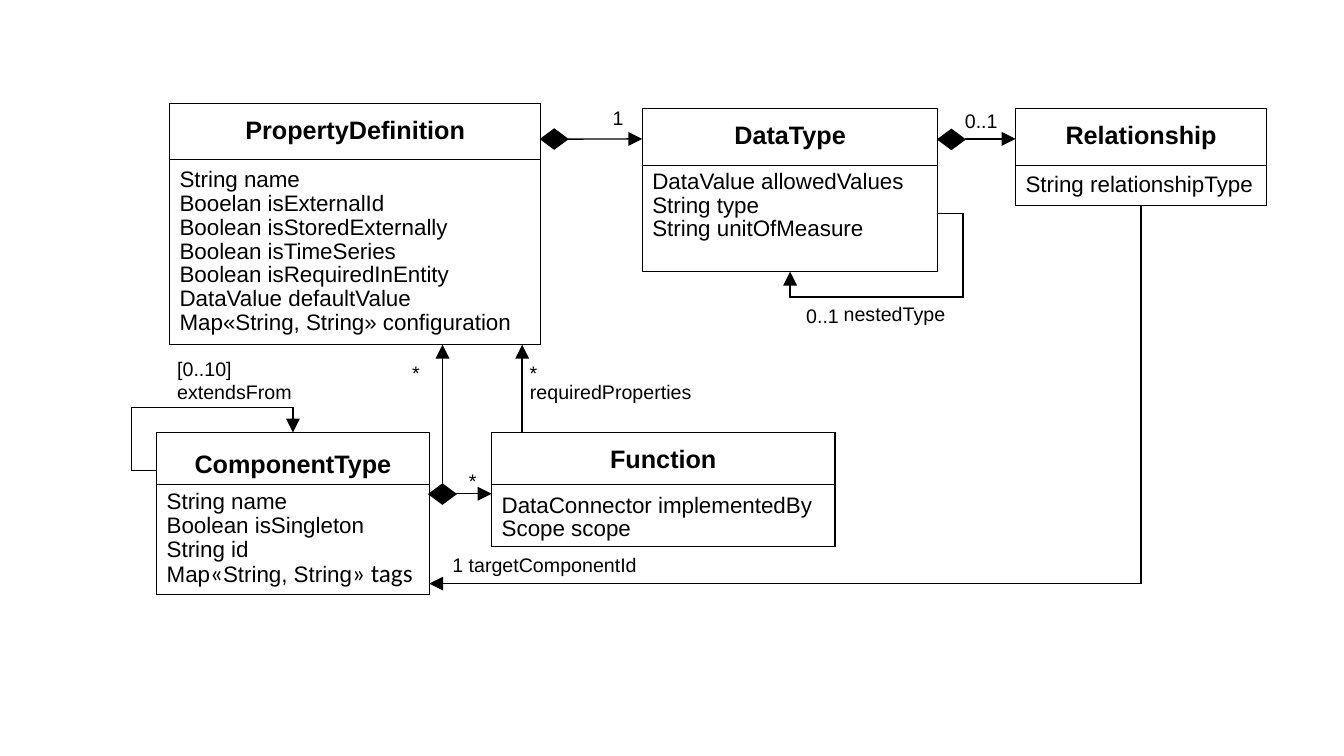
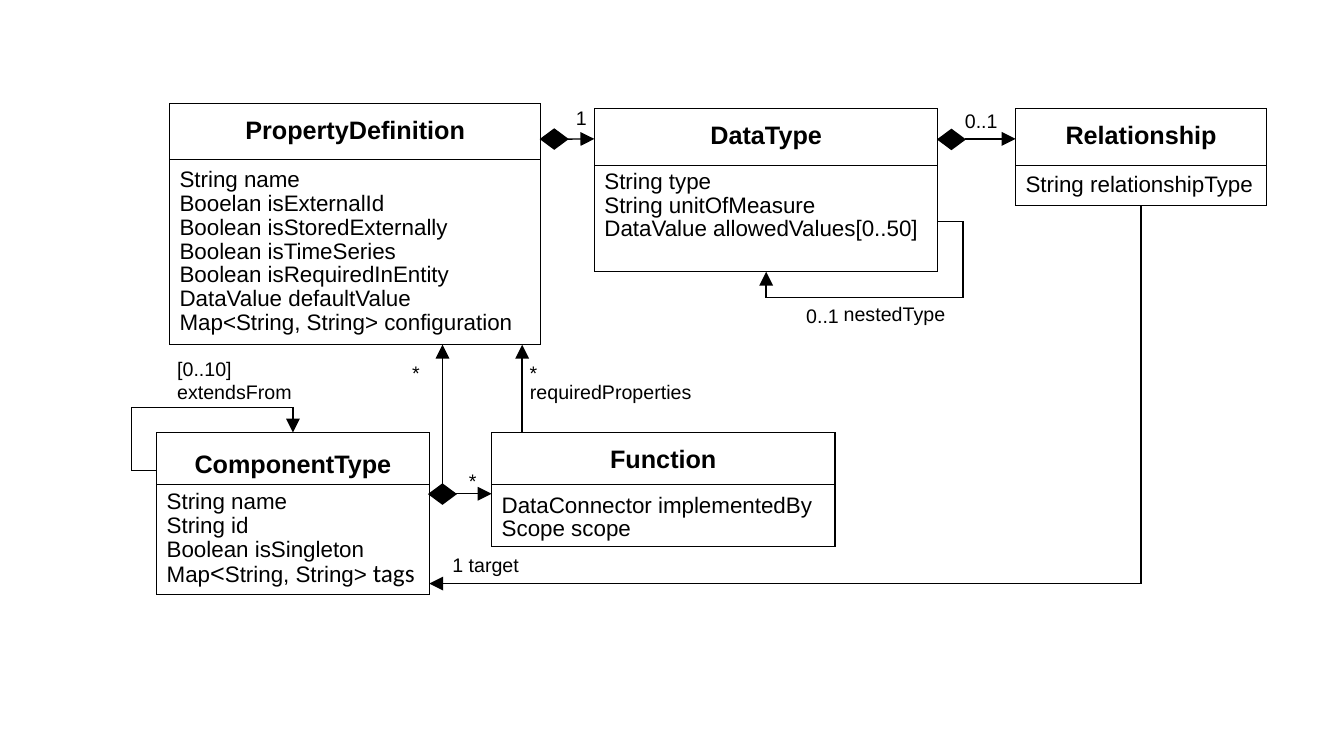
Before and after one commit to derlehner/dt_language_comparison, a slide deck: slide 10 of Figures.pptx. Drawn at 1344x756 pixels with LibreOffice and Linux fonts; fonts in the diff are those of the drawing. Boxes give left, top, right and bottom in pixels: in the first picture for what was removed or moved away, otherwise in the second. Text is boxed around its words. In the diff, an @@ line names an element or a change of style, - is before the commit and + after.

Commit message:
update

```diff
--- a/Figures.pptx
+++ b/Figures.pptx
@@ text "1": place and size @@
-text "1" at box(613, 111, 624, 125)
+text "1" at box(576, 111, 587, 125)
@@ rectangle: place and size @@
-rectangle at box(642, 109, 938, 272)
+rectangle at box(595, 109, 939, 272)
@@ arrow moved from (568, 139) - (642, 139) to (568, 139) - (595, 139) @@
@@ text "DataType": place and size @@
-text "DataType" at box(734, 126, 846, 149)
+text "DataType" at box(710, 126, 822, 149)
@@ line moved from (642, 165) - (939, 165) to (595, 165) - (939, 165) @@
@@ text "String type": place and size @@
-text "String type" at box(652, 172, 903, 241)
+text "String type" at box(604, 172, 917, 241)
@@ text at box(652, 172, 903, 190): paragraph removed @@
-DataValue allowedValues
@@ text at box(604, 219, 917, 241): paragraph added @@
+DataValue allowedValues[0..50]
@@ elbow arrow moved from (939, 214) - (790, 272) to (939, 222) - (766, 272) @@
@@ text at box(180, 313, 512, 335): text changed @@
-Map«String, String» configuration
+Map<String, String> configuration
@@ text at box(167, 516, 248, 538): paragraph added @@
+String id
@@ text at box(167, 565, 415, 587): text changed @@
-String id
-Map«String, String» tags
+Map<String, String> tags
@@ text at box(452, 558, 519, 576): text changed @@
-1 targetComponentId
+1 target
```
